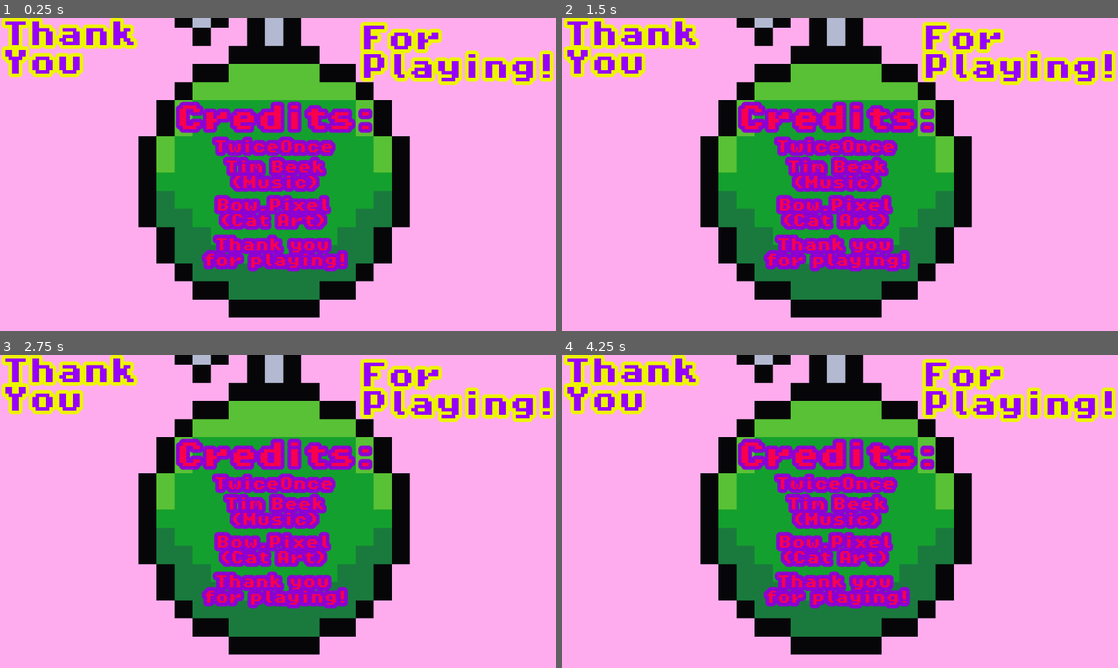
Above: before the commit, frames 1-4 (two rows, left to right).
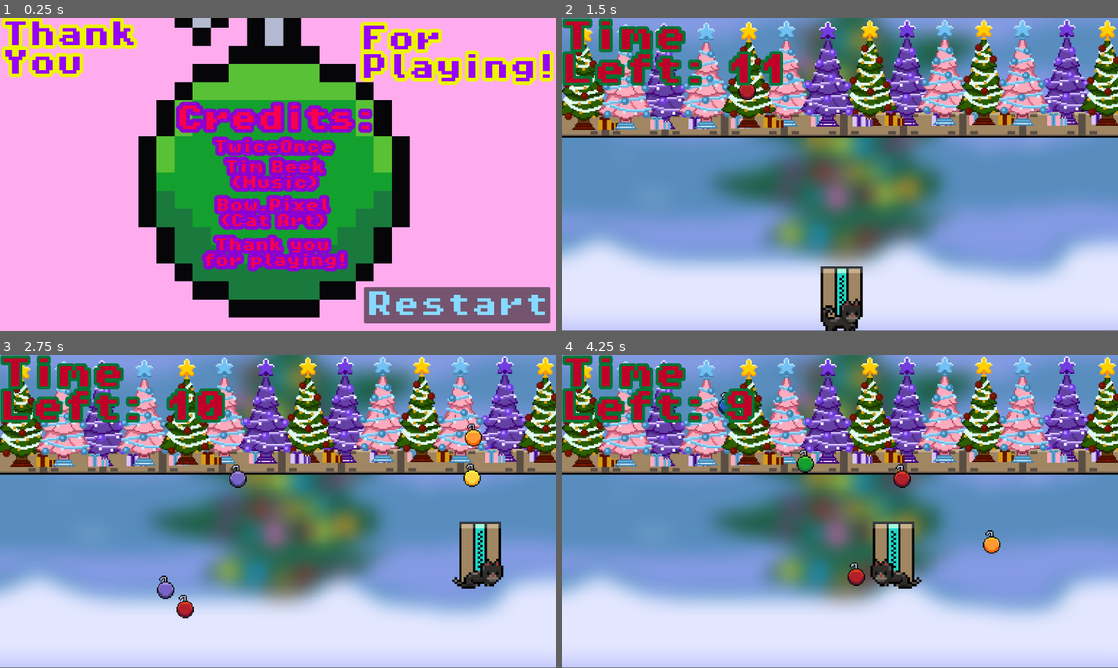
Above: after the commit, the same moments.

Repository: TwiceOnce8905/Catch-the-Ornaments
Game: Godot game, scene res://scenes/credits.tscn
The game is run twice, just before and just after one commit, with the same random seed, the same clock (stepped at 60 frames per second) and the same inputs. This scene is started directly instead of the project's main scene.
Inputs (mouse positions are in pixels of both pictures, inside the frame that each line leads up to):
- Up to frame 1 (0.25 s): no input
- Up to frame 2 (1.5 s): click (1017, 305) at 0.5 s, where only the run after the commit has a clickable "Restart"; click (840, 205) at 1.25 s, where only the run after the commit has a clickable "GO!"
- Up to frame 3 (2.75 s): tap Enter (ui_accept) at 2, 2.27 s; hold Right (right) from 2.03 s (still down); tap Space (space) at 2.1 s
- Up to frame 4 (4.25 s): tap Space (space) at 2.85, 3.6 s; tap Enter (ui_accept) at 3.02 s; release Right (right) at 3.53 s; hold Left (left) from 3.53 s (still down)

The runs differ from the first frame. In frame 1, 3.9% of the frame differs, in the area x 65-99%, y 86-98%; in frame 2, 100%; in frame 3, 100%; in frame 4, 100%, in the area x 0-100%, y 0-100%.

Commit message:
Added Restart and Shorter Fade Screen
Refer to title.

Diff:
--- a/scenes/canvas_layer.tscn
+++ b/scenes/canvas_layer.tscn
@@ -1,22 +1,6 @@
 [gd_scene load_steps=6 format=3 uid="uid://n2vtbh1pb71s"]
 
 [ext_resource type="Script" uid="uid://c6xn5scnxc6aj" path="res://scirpts/canvas_layer.gd" id="1_c4rma"]
-
-[sub_resource type="Animation" id="Animation_ghj5q"]
-resource_name = "fade_out"
-length = 2.55
-tracks/0/type = "value"
-tracks/0/imported = false
-tracks/0/enabled = true
-tracks/0/path = NodePath("ColorRect:modulate")
-tracks/0/interp = 1
-tracks/0/loop_wrap = true
-tracks/0/keys = {
-"times": PackedFloat32Array(0, 0.1, 0.2, 0.3, 0.4, 0.5, 0.6, 0.7, 0.8, 0.9, 1, 1.1, 1.2, 1.3, 1.4, 1.5, 1.6, 1.7, 1.8, 1.9, 2, 2.1, 2.2, 2.3, 2.4, 2.5),
-"transitions": PackedFloat32Array(1, 1, 1, 1, 1, 1, 1, 1, 1, 1, 1, 1, 1, 1, 1, 1, 1, 1, 1, 1, 1, 1, 1, 1, 1, 1),
-"update": 0,
-"values": [Color(1, 1, 1, 0), Color(0, 0, 0, 0.039215688), Color(0, 0, 0, 0.078431375), Color(0, 0, 0, 0.11764706), Color(0, 0, 0, 0.15686275), Color(0, 0, 0, 0.19607843), Color(0, 0, 0, 0.23529412), Color(0, 0, 0, 0.27450982), Color(0, 0, 0, 0.3137255), Color(0, 0, 0, 0.3529412), Color(0, 0, 0, 0.39215687), Color(0, 0, 0, 0.43137255), Color(0, 0, 0, 0.47058824), Color(0, 0, 0, 0.50980395), Color(0, 0, 0, 0.54901963), Color(0, 0, 0, 0.5882353), Color(0, 0, 0, 0.627451), Color(0, 0, 0, 0.6666667), Color(0, 0, 0, 0.7058824), Color(0, 0, 0, 0.74509805), Color(0, 0, 0, 0.78431374), Color(0, 0, 0, 0.8235294), Color(0, 0, 0, 0.8627451), Color(0, 0, 0, 0.9019608), Color(0, 0, 0, 0.9019608), Color(0, 0, 0, 1)]
-}
 
 [sub_resource type="Animation" id="Animation_ek3oe"]
 length = 2.55
@@ -35,7 +19,6 @@
 
 [sub_resource type="Animation" id="Animation_mg525"]
 resource_name = "fade_in"
-length = 2.55
 tracks/0/type = "value"
 tracks/0/imported = false
 tracks/0/enabled = true
@@ -43,10 +26,25 @@
 tracks/0/interp = 1
 tracks/0/loop_wrap = true
 tracks/0/keys = {
-"times": PackedFloat32Array(0, 0.05, 0.1, 0.2, 0.3, 0.4, 0.5, 0.6, 0.7, 0.8, 0.9, 1, 1.1, 1.2, 1.3, 1.4, 1.5, 1.6, 1.7, 1.8, 1.9, 2, 2.1, 2.2, 2.3, 2.4, 2.5),
-"transitions": PackedFloat32Array(1, 1, 1, 1, 1, 1, 1, 1, 1, 1, 1, 1, 1, 1, 1, 1, 1, 1, 1, 1, 1, 1, 1, 1, 1, 1, 1),
+"times": PackedFloat32Array(0, 0.1, 0.2, 0.3, 0.4, 0.5, 0.6, 0.7, 0.8, 0.9, 1),
+"transitions": PackedFloat32Array(1, 1, 1, 1, 1, 1, 1, 1, 1, 1, 1),
 "update": 0,
-"values": [Color(0, 0, 0, 1), Color(0, 0, 0, 0.98039216), Color(0, 0, 0, 0.9411765), Color(0, 0, 0, 0.9019608), Color(0, 0, 0, 0.8627451), Color(0, 0, 0, 0.8235294), Color(0, 0, 0, 0.78431374), Color(0, 0, 0, 0.74509805), Color(0, 0, 0, 0.7058824), Color(0, 0, 0, 0.6666667), Color(0, 0, 0, 0.627451), Color(0, 0, 0, 0.5882353), Color(0, 0, 0, 0.54901963), Color(0, 0, 0, 0.50980395), Color(0, 0, 0, 0.47058824), Color(0, 0, 0, 0.43137255), Color(0, 0, 0, 0.39215687), Color(0, 0, 0, 0.3529412), Color(0, 0, 0, 0.3137255), Color(0, 0, 0, 0.27450982), Color(0, 0, 0, 0.23529412), Color(0, 0, 0, 0.19607843), Color(0, 0, 0, 0.15686275), Color(0, 0, 0, 0.11764706), Color(0, 0, 0, 0.078431375), Color(0, 0, 0, 0.039215688), Color(0, 0, 0, 0)]
+"values": [Color(0, 0, 0, 1), Color(0, 0, 0, 0.78431374), Color(0, 0, 0, 0.6862745), Color(0, 0, 0, 0.5882353), Color(0, 0, 0, 0.49019608), Color(0, 0, 0, 0.39215687), Color(0, 0, 0, 0.29411766), Color(0, 0, 0, 0.19607843), Color(0, 0, 0, 0.09803922), Color(0, 0, 0, 0.019607844), Color(0, 0, 0, 0)]
+}
+
+[sub_resource type="Animation" id="Animation_ghj5q"]
+resource_name = "fade_out"
+tracks/0/type = "value"
+tracks/0/imported = false
+tracks/0/enabled = true
+tracks/0/path = NodePath("ColorRect:modulate")
+tracks/0/interp = 1
+tracks/0/loop_wrap = true
+tracks/0/keys = {
+"times": PackedFloat32Array(0, 0.1, 0.2, 0.3, 0.4, 0.5, 0.6, 0.7, 0.8, 0.9, 1),
+"transitions": PackedFloat32Array(1, 1, 1, 1, 1, 1, 1, 1, 1, 1, 1),
+"update": 0,
+"values": [Color(1, 1, 1, 0), Color(1, 1, 1, 0), Color(1, 1, 1, 0.09803922), Color(1, 1, 1, 0.19607843), Color(1, 1, 1, 0.29411766), Color(1, 1, 1, 0.39215687), Color(1, 1, 1, 0.49019608), Color(1, 1, 1, 0.5882353), Color(1, 1, 1, 0.6862745), Color(1, 1, 1, 0.78431374), Color(0, 0, 0, 1)]
 }
 
 [sub_resource type="AnimationLibrary" id="AnimationLibrary_kfwc7"]
--- a/scenes/credits.tscn
+++ b/scenes/credits.tscn
@@ -1,5 +1,6 @@
-[gd_scene load_steps=3 format=3 uid="uid://bj8h8bu04xl8m"]
+[gd_scene load_steps=4 format=3 uid="uid://bj8h8bu04xl8m"]
 
+[ext_resource type="Script" uid="uid://dpfiqyxneh8yc" path="res://scirpts/restart.gd" id="1_0ctdu"]
 [ext_resource type="Texture2D" uid="uid://dbohm4y1cl8dq" path="res://Godot assests/sprites/greenornbigforcredits.png" id="1_2ckv8"]
 [ext_resource type="FontFile" uid="uid://b5566bcqt5awo" path="res://Godot assests/fonts/PixelOperator8-Bold.ttf" id="2_0ctdu"]
 
@@ -10,6 +11,7 @@
 anchor_bottom = 1.0
 grow_horizontal = 2
 grow_vertical = 2
+script = ExtResource("1_0ctdu")
 
 [node name="ColorRect" type="ColorRect" parent="."]
 layout_mode = 1
@@ -137,3 +139,16 @@
 text = "Thank you
 for playing!"
 horizontal_alignment = 1
+
+[node name="Button" type="Button" parent="."]
+layout_mode = 0
+offset_left = 754.0
+offset_top = 557.0
+offset_right = 1140.0
+offset_bottom = 632.0
+theme_override_colors/font_color = Color(0.5291011, 0.8555346, 0.99999994, 1)
+theme_override_fonts/font = ExtResource("2_0ctdu")
+theme_override_font_sizes/font_size = 56
+text = "Restart"
+
+[connection signal="pressed" from="Button" to="." method="_on_button_pressed"]
--- /dev/null
+++ b/scirpts/restart.gd
@@ -0,0 +1,6 @@
+extends Control
+
+func _on_button_pressed():
+	Global.started = false
+	# Global.score = 0
+	get_tree().change_scene_to_file("res://scenes/maingame.tscn")
--- a/scirpts/timeandscore.gd
+++ b/scirpts/timeandscore.gd
@@ -5,6 +5,8 @@
 
 func _ready():
 	$Timer/Label.visible = false
+	if Global.started == false:
+		Global.score = 0
 
 func _process(delta):
 	if Global.started and not timer_started:
Not shown, changed: export_presets.cfg
Not shown, added: scirpts/restart.gd.uid
